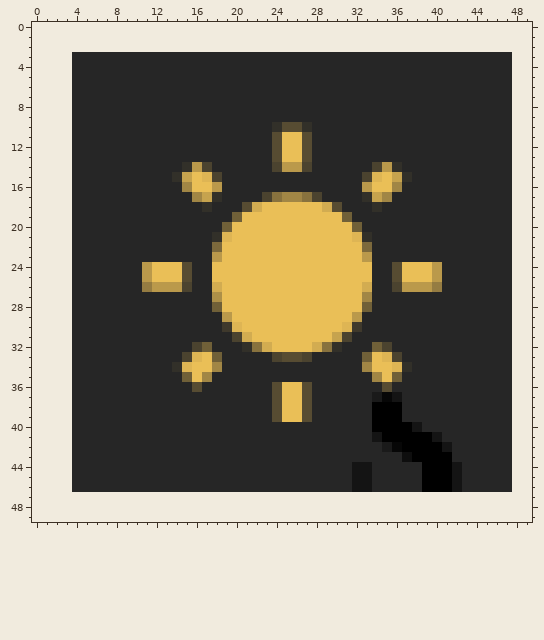
File history of a pixel-art sprite, images/ico-light.png. Above: the version before the commit.
The file is 44x44 pixels. Colours within 5 levels of each other are drawn and written as one. The old version is drawn lined up with the new one, on the new canvas.
And afterwards:
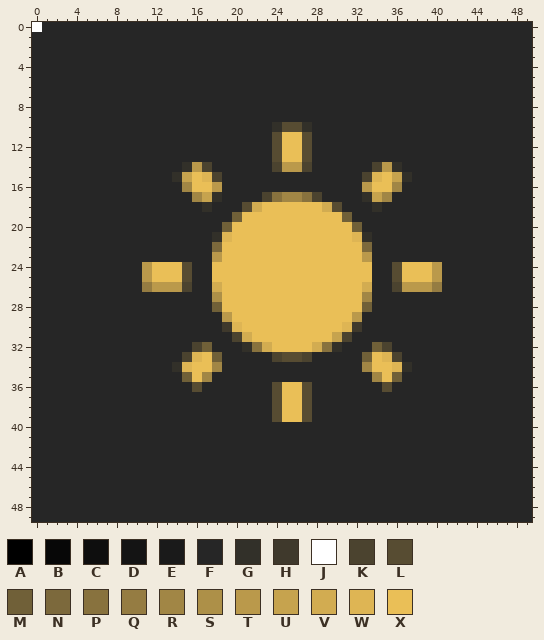
Palette (. is transparent): A #000000  B #070707  C #0e0e0e  D #141414  E #1a1a1a  F #262626  G #323029  H #3f392c  J #ffffff  K #4b432f  L #574c32  M #706038  N #7c693c  P #88723e  Q #957c42  R #a18645  S #ad9048  T #ba994b  U #c6a34e  V #d2ac51  W #deb554  X #eabf57
The exact change:
canvas 44x44 -> 50x50, the old top-left corner now at 4,3
y 0: x 0..49 .................................................. -> JFFFFFFFFFFFFFFFFFFFFFFFFFFFFFFFFFFFFFFFFFFFFFFFFF
y 1..2: x 0..49 .................................................. -> FFFFFFFFFFFFFFFFFFFFFFFFFFFFFFFFFFFFFFFFFFFFFFFFFF
y 3..36: x 0..3 .... -> FFFF; x 48..49 .. -> FF
y 37: x 0..3 .... -> FFFF; x 34..36 EBD -> FFF; x 48..49 .. -> FF
y 38..39: x 0..3 .... -> FFFF; x 34..36 AAA -> FFF; x 48..49 .. -> FF
y 40: x 0..3 .... -> FFFF; x 34..38 AAAAD -> FFFFF; x 48..49 .. -> FF
y 41: x 0..3 .... -> FFFF; x 34..40 DAAAAAD -> FFFFFFF; x 48..49 .. -> FF
y 42: x 0..3 .... -> FFFF; x 35..41 EBAAAAD -> FFFFFFF; x 48..49 .. -> FF
y 43: x 0..3 .... -> FFFF; x 37..41 CAAAA -> FFFFF; x 48..49 .. -> FF
y 44..46: x 0..3 .... -> FFFF; x 32..33 DD -> FF; x 39..42 AAAD -> FFFF; x 48..49 .. -> FF
y 47..49: x 0..49 .................................................. -> FFFFFFFFFFFFFFFFFFFFFFFFFFFFFFFFFFFFFFFFFFFFFFFFFF
